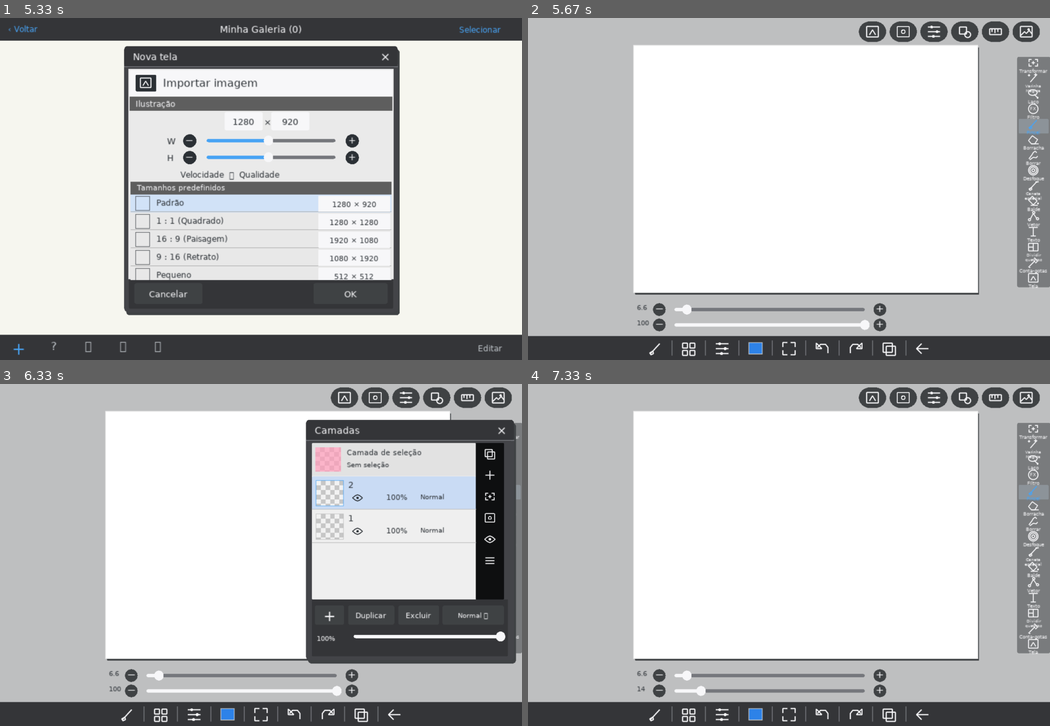
Above: before the commit, frames 1-4 (two rows, left to right).
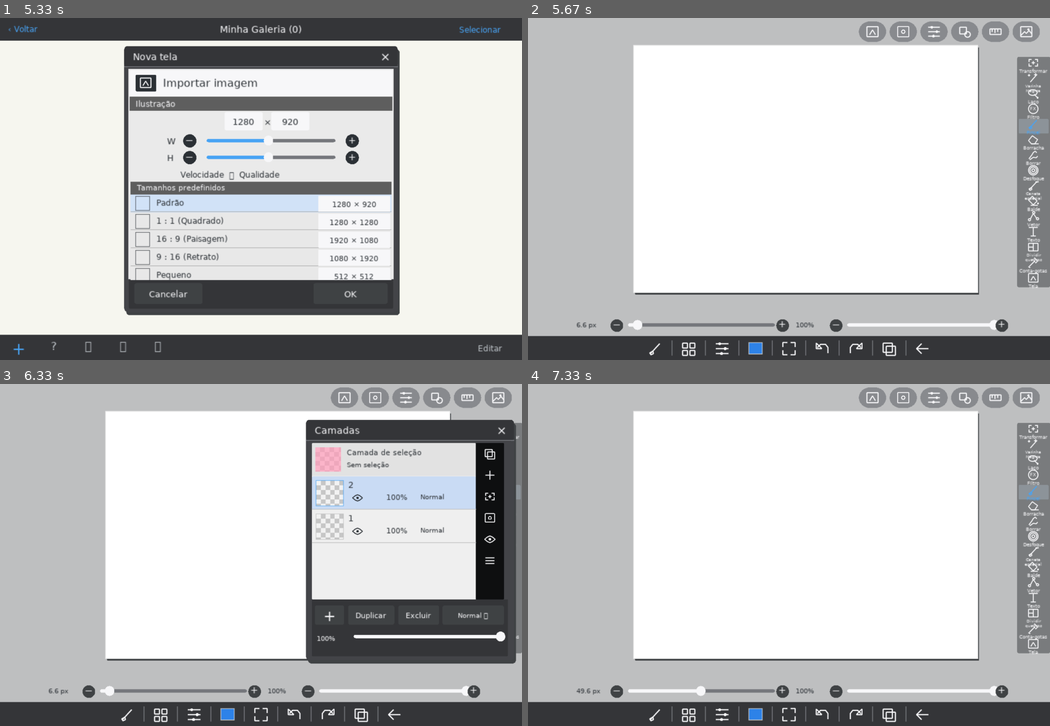
Above: after the commit, the same moments.

Repository: SrTristeSad/Ibis-Lua
Game: LÖVE game, started from main.lua
The game is run twice, just before and just after one commit, with the same random seed, the same clock (stepped at 60 frames per second) and the same inputs.
Inputs (mouse positions are in pixels of both pictures, inside the frame that each line leads up to):
- Up to frame 1 (5.33 s): click (506, 31) at 0.38 s; tap Enter at 0.67 s; press the mouse at (261, 124) at 1.03 s; move the mouse to (271, 106) at 1.13 s; release the mouse at (287, 86) at 1.27 s; press the mouse at (156, 346) at 1.37 s; move the mouse to (193, 274) at 1.47 s; release the mouse at (229, 206) at 1.6 s; press the mouse at (88, 346) at 1.7 s; move the mouse to (219, 219) at 1.8 s; release the mouse at (354, 93) at 1.93 s; press the mouse at (354, 281) at 2.03 s; move the mouse to (245, 298) at 2.13 s; release the mouse at (135, 318) at 2.27 s; press the mouse at (88, 346) at 2.37 s; move the mouse to (78, 250) at 2.47 s; release the mouse at (67, 154) at 2.6 s; press the mouse at (31, 28) at 2.7 s; move the mouse to (83, 168) at 2.8 s; release the mouse at (140, 305) at 2.93 s; press the mouse at (31, 28) at 3.03 s; move the mouse to (187, 52) at 3.13 s; release the mouse at (349, 76) at 3.27 s; click (151, 202) at 3.38 s; press the mouse at (490, 346) at 3.7 s; move the mouse to (459, 295) at 3.8 s; release the mouse at (422, 240) at 3.93 s; press the mouse at (120, 346) at 4.03 s; move the mouse to (271, 315) at 4.13 s; release the mouse at (417, 284) at 4.27 s; press the mouse at (156, 346) at 4.37 s; move the mouse to (234, 332) at 4.47 s; release the mouse at (318, 315) at 4.6 s; press the mouse at (490, 346) at 4.7 s; move the mouse to (375, 281) at 4.8 s; release the mouse at (261, 216) at 4.93 s; press the mouse at (15, 346) at 5.03 s; move the mouse to (167, 305) at 5.13 s; release the mouse at (313, 267) at 5.27 s
- Up to frame 2 (5.67 s): click "OK" at 5.38 s
- Up to frame 3 (6.33 s): click (360, 712) at 5.72 s; press the mouse at (490, 476) at 6.03 s; move the mouse to (469, 466) at 6.13 s; release the mouse at (454, 455) at 6.27 s
- Up to frame 4 (7.33 s): press the mouse at (945, 613) at 6.37 s; move the mouse to (835, 609) at 6.47 s; release the mouse at (726, 606) at 6.6 s; press the mouse at (616, 691) at 6.7 s; move the mouse to (726, 674) at 6.8 s; release the mouse at (835, 661) at 6.93 s; press the mouse at (700, 688) at 7.03 s; move the mouse to (663, 596) at 7.13 s; release the mouse at (627, 503) at 7.27 s

Frame 1 is identical in both runs. In frame 2, 3.2% of the frame differs, in the area x 9-98%, y 1-92%; in frame 3, 3.2%; in frame 4, 3.0%.

Commit message:
ui: reposicionar controles de pincel/opacidade e adequar icones superiores

Diff:
--- a/main.lua
+++ b/main.lua
@@ -191,11 +191,12 @@
 local function drawTop()
   for i,id in ipairs(Layout.TOP) do
     local r=Layout.top(i,V)
-    UI.rect(r.x,r.y,r.w,r.h,'dark',17)
-    glyph(id,r.x+r.w/2,r.y+r.h/2,21)
+    UI.rect(r.x,r.y,r.w,r.h,{.49,.50,.51,.82},17)
+    glyph(id,r.x+r.w/2,r.y+r.h/2,20)
     UI.hit(r,function()open(id)end)
   end
 end
+
 local function drawEditor()
   lg.clear(.745,.749,.753,1)
   local w=V.w
@@ -208,27 +209,30 @@
   end
   drawTop()
   drawRail()
-  -- Dois controles horizontais conforme a referência do editor Android.
-  local sx=(w-385)/2
+  -- Dois ajustes rápidos lado a lado sobre a barra inferior, como no editor.
+  local sliderWidth=math.min(220,math.max(108,(w-210)/2))
+  local space=sliderWidth+108
+  local first=(w-(2*space-20))/2
   for i,kind in ipairs({'size','opacity'}) do
-    local y=i==1 and 425 or 448
+    local x=first+(i-1)*space
+    local y=452
     local value=kind=='size' and S.size or S.opacity
-    UI.text(kind=='size' and ('%.1f'):format(value) or tostring(value),
-      sx-35,y+2,10,'ink')
-    UI.rect(sx-11,y+2,19,19,'dark',10)
-    UI.text('−',sx-11,y,16,'white','center',19)
-    UI.hit({x=sx-11,y=y,w=19,h=21},function()
+    UI.text(kind=='size' and ('%.1f px'):format(value) or (value..'%'),
+      x,y+1,10,'ink')
+    UI.rect(x+51,y-1,19,19,'dark',10)
+    UI.text('−',x+51,y-2,15,'white','center',19)
+    UI.hit({x=x+51,y=y-1,w=19,h=20},function()
       if kind=='size' then S.size=math.max(.1,S.size-1)
       else S.opacity=math.max(1,S.opacity-5) end
     end)
-    UI.slider(sx+21,y+4,285,kind=='size' and (S.size/100) or
-      (S.opacity/100),function(t)
+    UI.slider(x+77,y,sliderWidth,kind=='size' and S.size/100
+      or S.opacity/100,function(t)
       if kind=='size' then S.size=math.floor((.1+t*99.9)*10)/10
       else S.opacity=math.floor(t*100+.5) end
     end,{track='line',fill='white'})
-    UI.rect(sx+319,y+2,19,19,'dark',10)
-    UI.text('+',sx+319,y+1,15,'white','center',19)
-    UI.hit({x=sx+319,y=y,w=19,h=21},function()
+    UI.rect(x+79+sliderWidth,y-1,19,19,'dark',10)
+    UI.text('+',x+79+sliderWidth,y-2,14,'white','center',19)
+    UI.hit({x=x+79+sliderWidth,y=y-1,w=19,h=20},function()
       if kind=='size' then S.size=math.min(100,S.size+1)
       else S.opacity=math.min(100,S.opacity+5) end
     end)
